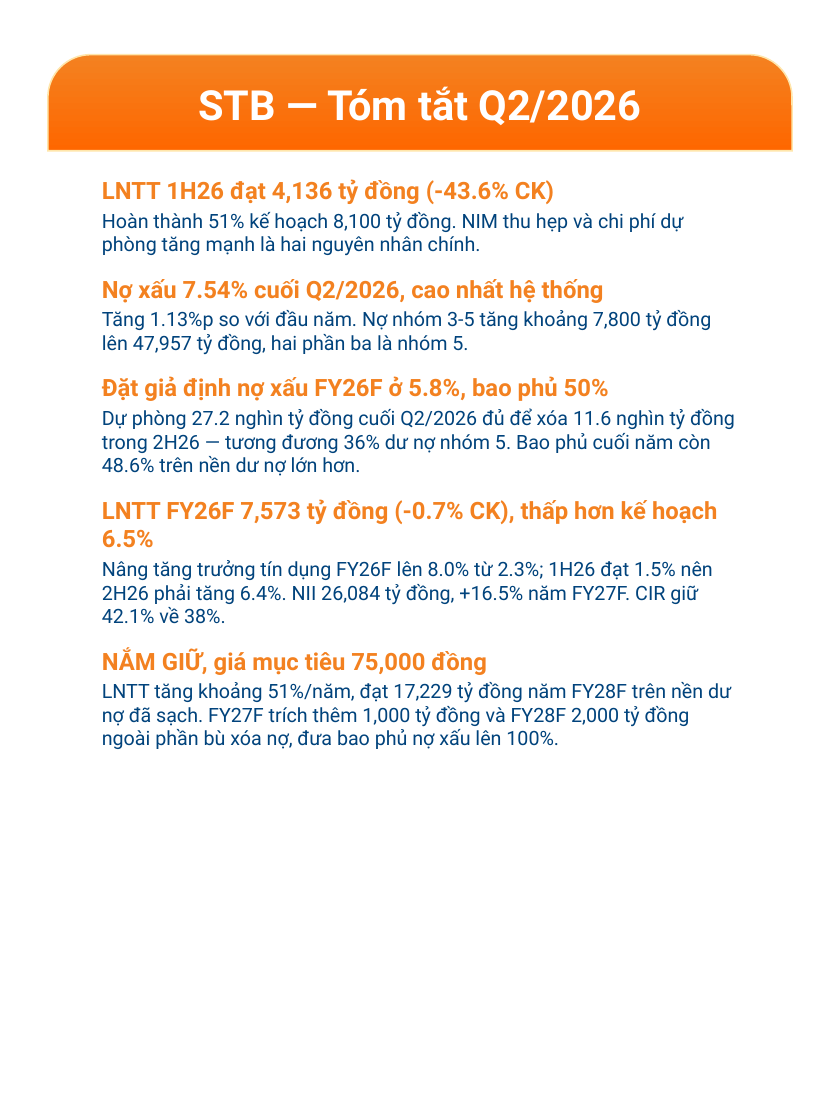
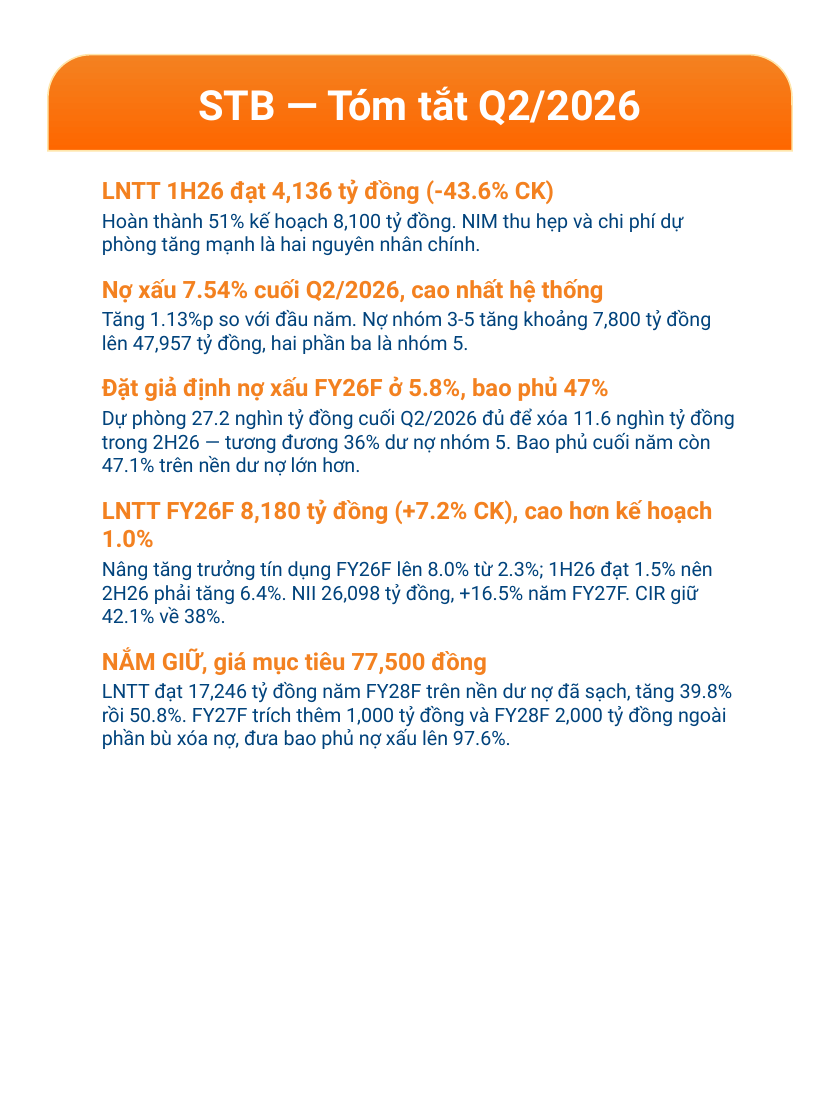
Before and after one commit to datquanton/verbose-guide, a slide deck: slide 7 of MASVN_Mobile_Report_STB_FPT_2Q26_EN_VN.pptx. Drawn at 840x1120 pixels with LibreOffice and Linux fonts; fonts in the diff are those of the drawing; background and template pictures are left out. Boxes give left, top, right and bottom in pixels: in the first picture for what was removed or moved away, otherwise in the second. Text is boxed around its words. In the diff, an @@ line names an element or a change of style, - is before the commit and + after.

```diff
--- a/MASVN_Mobile_Report_STB_FPT_2Q26_EN_VN.pptx
+++ b/MASVN_Mobile_Report_STB_FPT_2Q26_EN_VN.pptx
@@ text at (102,376,735,749): text changed @@
-Đặt giả định nợ xấu FY26F ở 5.8%, bao phủ 50%
-Dự phòng 27.2 nghìn tỷ đồng cuối Q2/2026 đủ để xóa 11.6 nghìn tỷ đồng trong 2H26 — tương đương 36% dư nợ nhóm 5. Bao phủ cuối năm còn 48.6% trên nền dư nợ lớn hơn.
-LNTT FY26F 7,573 tỷ đồng (-0.7% CK), thấp hơn kế hoạch 6.5%
-Nâng tăng trưởng tín dụng FY26F lên 8.0% từ 2.3%; 1H26 đạt 1.5% nên 2H26 phải tăng 6.4%. NII 26,084 tỷ đồng, +16.5% năm FY27F. CIR giữ 42.1% về 38%.
-NẮM GIỮ, giá mục tiêu 75,000 đồng
-LNTT tăng khoảng 51%/năm, đạt 17,229 tỷ đồng năm FY28F trên nền dư nợ đã sạch. FY27F trích thêm 1,000 tỷ đồng và FY28F 2,000 tỷ đồng ngoài phần bù xóa nợ, đưa bao phủ nợ xấu lên 100%.
+Đặt giả định nợ xấu FY26F ở 5.8%, bao phủ 47%
+Dự phòng 27.2 nghìn tỷ đồng cuối Q2/2026 đủ để xóa 11.6 nghìn tỷ đồng trong 2H26 — tương đương 36% dư nợ nhóm 5. Bao phủ cuối năm còn 47.1% trên nền dư nợ lớn hơn.
+LNTT FY26F 8,180 tỷ đồng (+7.2% CK), cao hơn kế hoạch 1.0%
+Nâng tăng trưởng tín dụng FY26F lên 8.0% từ 2.3%; 1H26 đạt 1.5% nên 2H26 phải tăng 6.4%. NII 26,098 tỷ đồng, +16.5% năm FY27F. CIR giữ 42.1% về 38%.
+NẮM GIỮ, giá mục tiêu 77,500 đồng
+LNTT đạt 17,246 tỷ đồng năm FY28F trên nền dư nợ đã sạch, tăng 39.8% rồi 50.8%. FY27F trích thêm 1,000 tỷ đồng và FY28F 2,000 tỷ đồng ngoài phần bù xóa nợ, đưa bao phủ nợ xấu lên 97.6%.
```
Also in this commit, not shown: 9 other slides changed, 14 other files.
